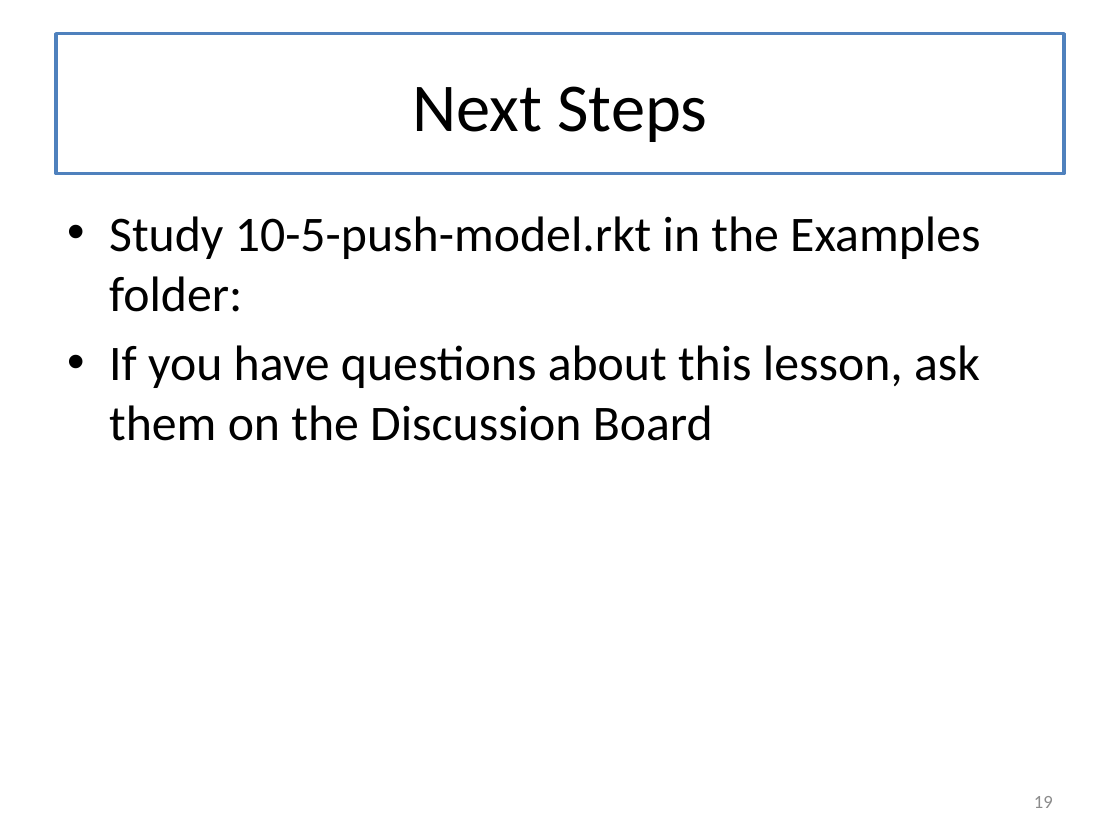
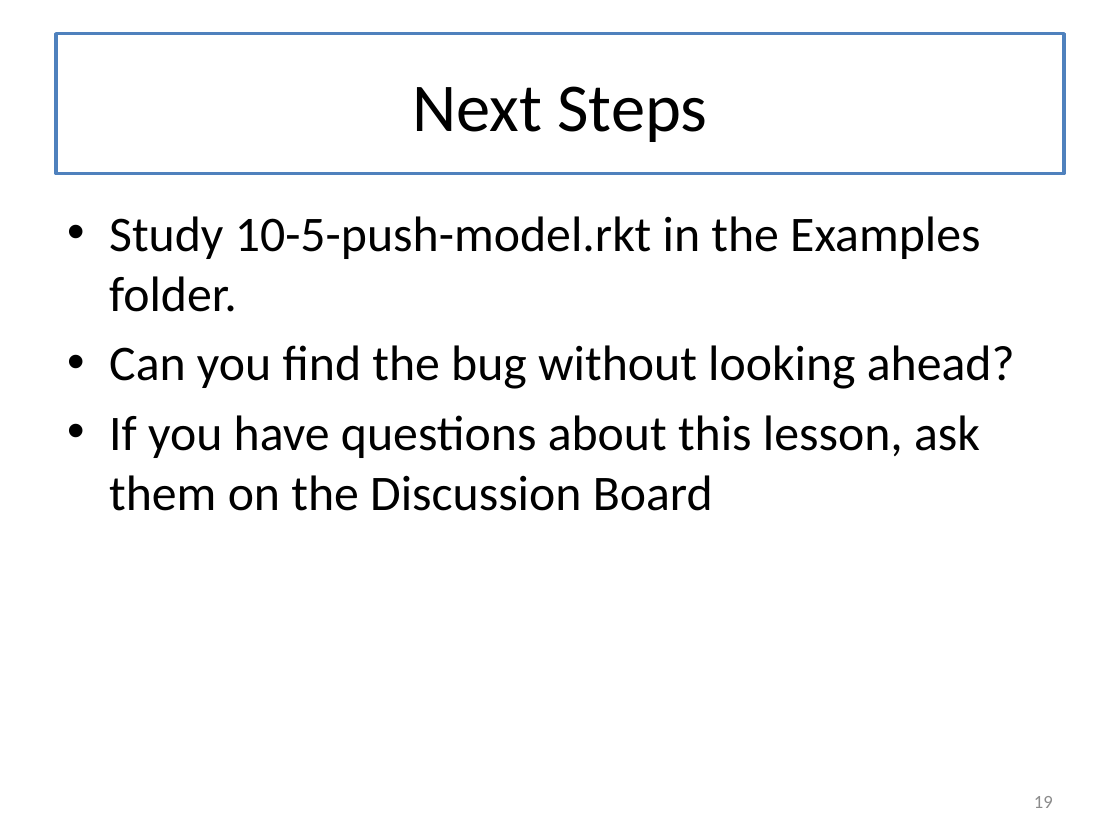
Before and after one commit to mwand/cs5010f16, a slide deck: slide 19 of Slides/Lesson 10.6 Publish-Subscribe.pptx. Drawn at 1120x840 pixels with LibreOffice and Linux fonts; fonts in the diff are those of the drawing. Boxes give left, top, right and bottom in pixels: in the first picture for what was removed or moved away, otherwise in the second. Text is boxed around its words. In the diff, an @@ line names an element or a change of style, - is before the commit and + after.

```diff
--- a/Slides/Lesson 10.6 Publish-Subscribe.pptx
+++ b/Slides/Lesson 10.6 Publish-Subscribe.pptx
@@ text at bbox=[109, 216, 1015, 389]: text changed @@
-• Study 10-5-push-model.rkt in the Examples folder:
+• Study 10-5-push-model.rkt in the Examples folder.
+• Can you find the bug without looking ahead?
```
Also in this commit, not shown: 5 other slides changed, 6 other files.
